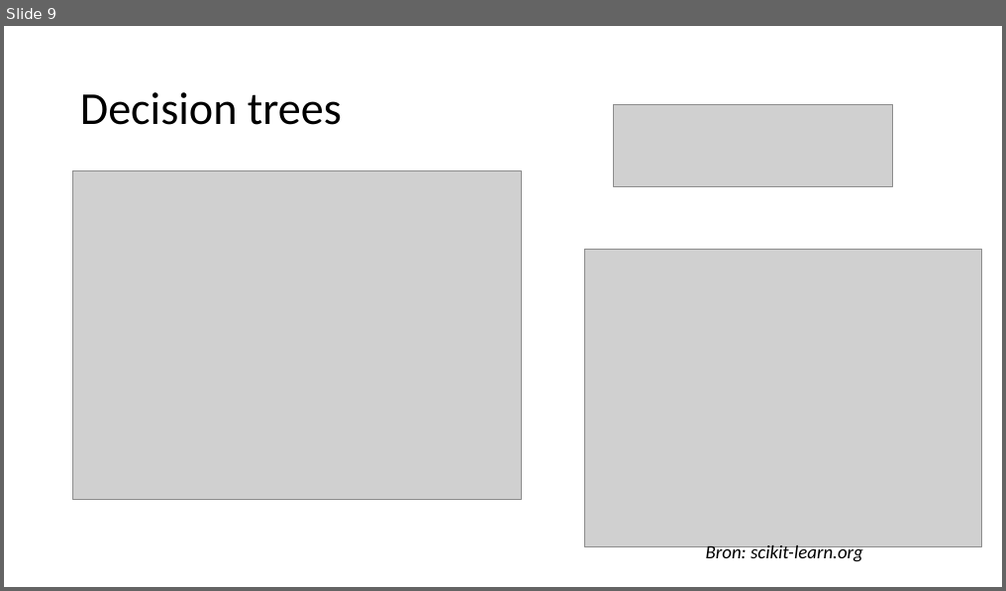
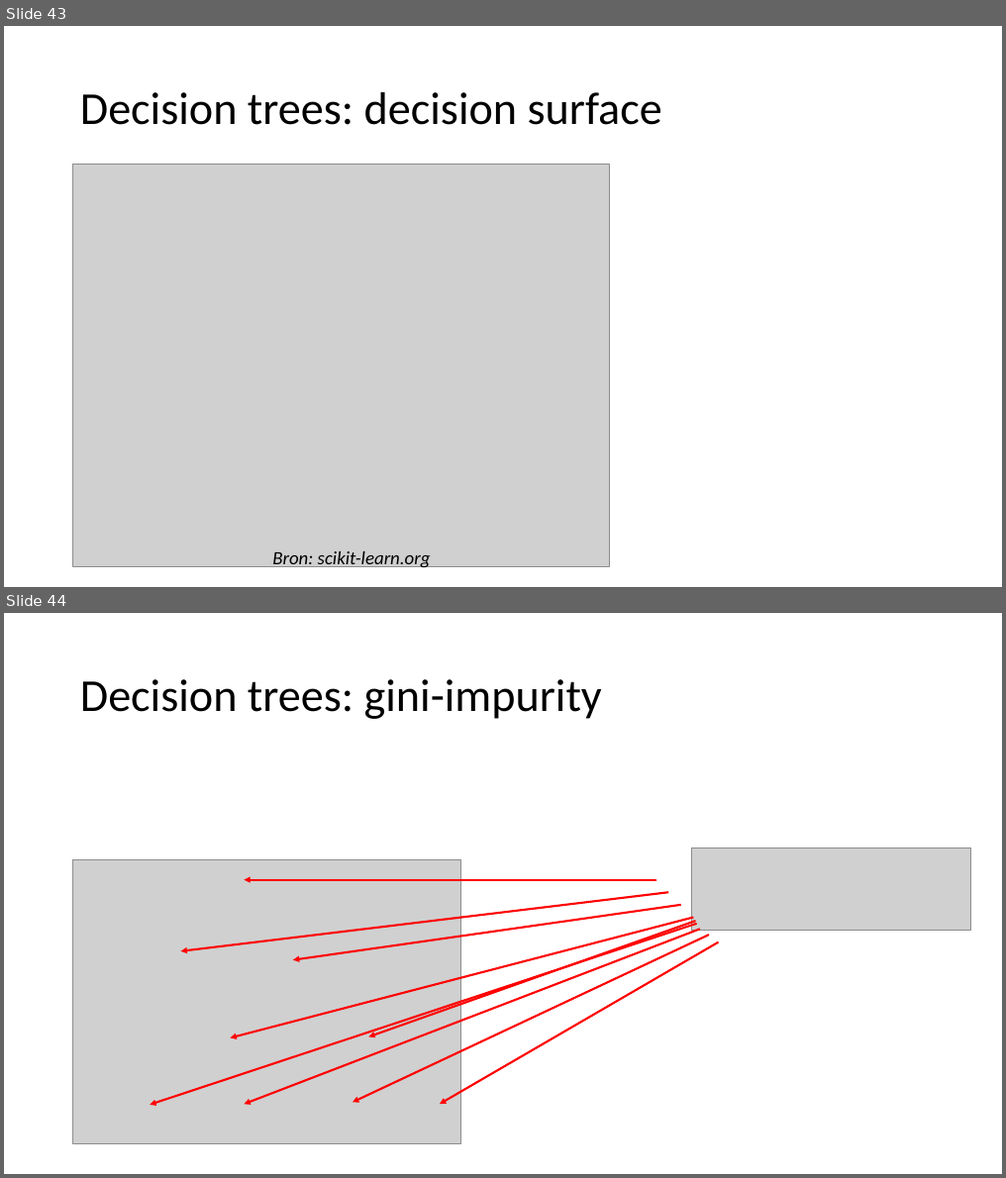
Before and after one commit to hanze-hbo-ict/Machine-Learning, a slide deck: Keynote/6.andere-modellen.pptx. Shown one above the other, each under a label of ours: slide 9 before the commit, slides 43 and 44 after it. The pictures are 1006x591 and 1006x1178 pixels, drawn with LibreOffice and Linux fonts; fonts in the diff are those of the drawing; grey boxes stand for pictures. Boxes give left, top, right and bottom in pixels: in the first picture for what was removed or moved away, otherwise in the second. Text is boxed around its words. In the diff, an @@ line names an element or a change of style, - is before the commit and + after.

```diff
--- a/Keynote/6.andere-modellen.pptx
+++ b/Keynote/6.andere-modellen.pptx
@@ slide 44 added at (4, 613, 1002, 1174), background #FFFFFF @@
@@ title added at (80, 679, 602, 719), 44 pt, text #000000 @@
+Decision trees: gini-impurity
@@ picture added at (691, 848, 971, 931) @@
@@ picture added at (73, 861, 461, 1145) @@
@@ arrow added from (668, 892) to (180, 952), #FF0000 2 pt @@
@@ arrow added from (656, 880) to (245, 880), #FF0000 2 pt @@
@@ arrow added from (681, 905) to (293, 960), #FF0000 2 pt @@
@@ arrow added from (696, 924) to (150, 1105), #FF0000 2 pt @@
@@ arrow added from (693, 918) to (230, 1039), #FF0000 2 pt @@
@@ arrow added from (700, 929) to (245, 1104), #FF0000 2 pt @@
@@ arrow added from (709, 935) to (352, 1103), #FF0000 2 pt @@
@@ arrow added from (696, 921) to (368, 1038), #FF0000 2 pt @@
@@ arrow added from (718, 943) to (440, 1104), #FF0000 2 pt @@
@@ what was slide 9 is now slide 43 @@
@@ slide 43 changed as well @@
@@ title at (80, 92, 662, 125): text changed @@
-Decision trees
+Decision trees: decision surface
@@ picture removed at (614, 104, 893, 187) @@
@@ picture: place and size @@
-picture at (584, 250, 982, 548)
+picture at (73, 165, 611, 568)
@@ picture removed at (73, 172, 522, 500) @@
@@ text "Bron: scikit-learn.org": place and size @@
-text "Bron: scikit-learn.org" at (706, 545, 863, 562)
+text "Bron: scikit-learn.org" at (272, 552, 431, 570)
```
Also in this commit, not shown: 7 other slides changed, 36 other slides added, 2 slides removed, 4 other files.
